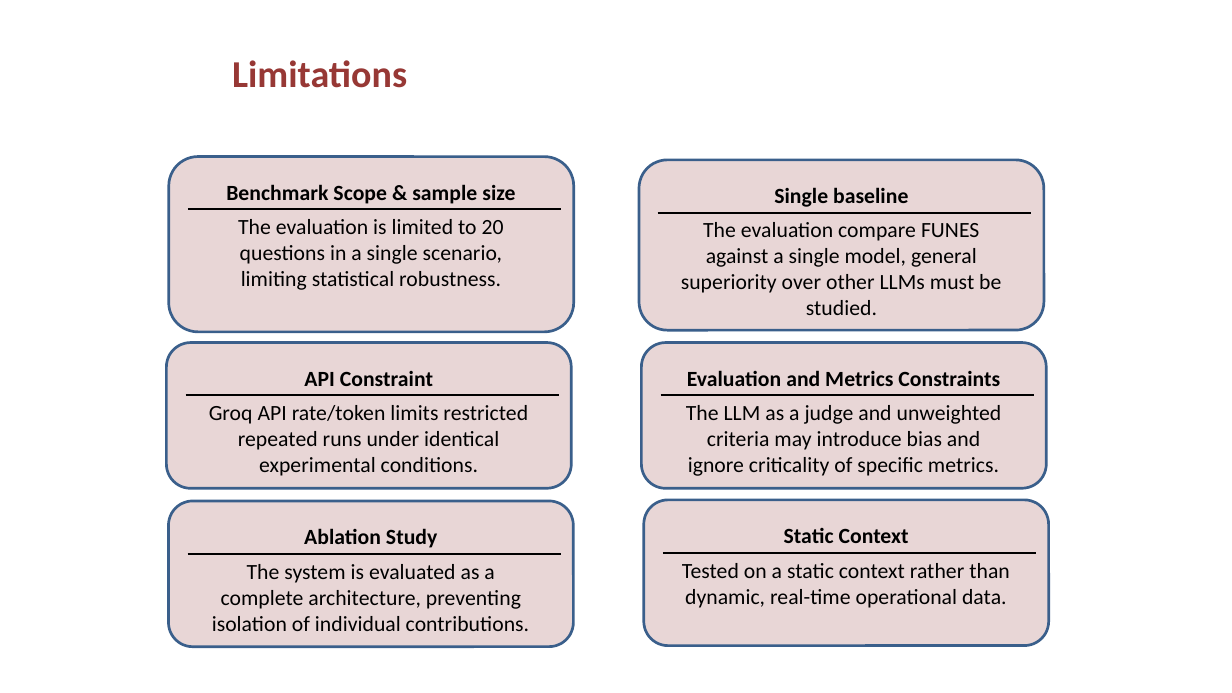
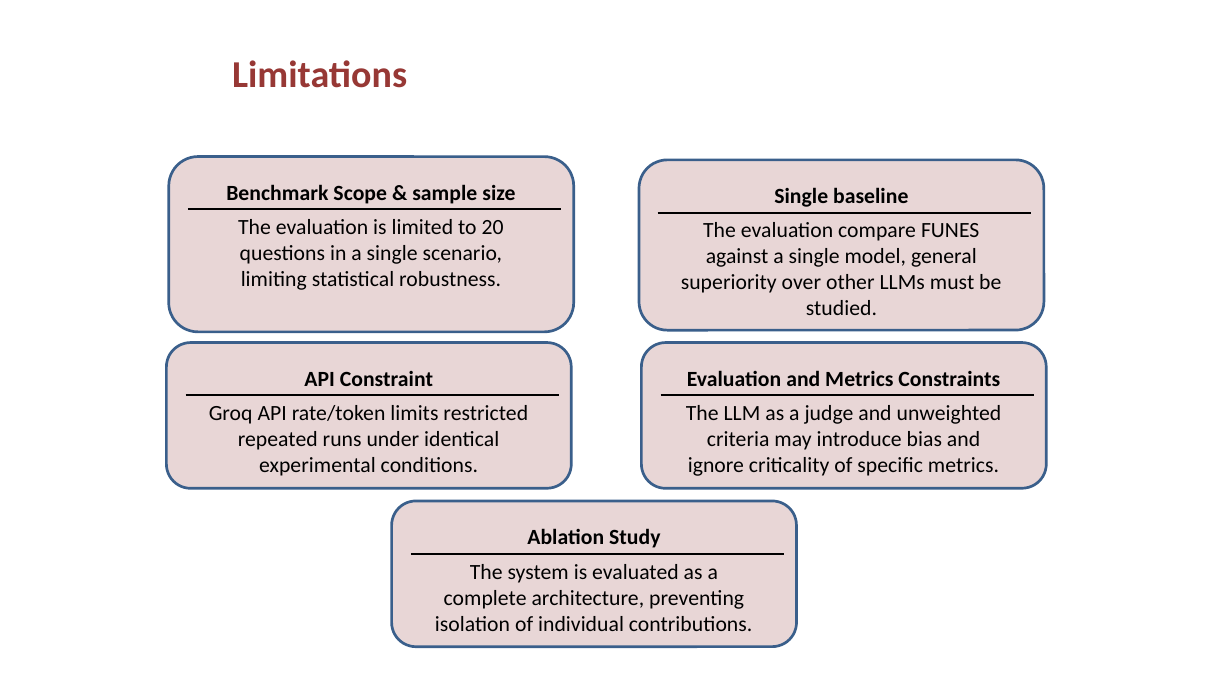
Before and after one commit to AntonLissa/AIRO-thesis, a slide deck: slide 21 of AIRO.pptx. Drawn at 1232x693 pixels with LibreOffice and Linux fonts; fonts in the diff are those of the drawing; background and template pictures are left out. Boxes give left, top, right and bottom in pixels: in the first picture for what was removed or moved away, otherwise in the second. Text is boxed around its words. In the diff, an @@ line names an element or a change of style, - is before the commit and + after.

```diff
--- a/AIRO.pptx
+++ b/AIRO.pptx
@@ rounded rectangle: place and size @@
-rounded rectangle at bbox=[168, 502, 572, 648]
+rounded rectangle at bbox=[390, 502, 795, 648]
@@ rounded rectangle removed at bbox=[644, 500, 1048, 646] @@
@@ text "Ablation Study": place and size @@
-text "Ablation Study" at bbox=[212, 528, 529, 631]
+text "Ablation Study" at bbox=[435, 528, 752, 631]
@@ text removed at bbox=[682, 528, 1010, 608] @@
-Static Context
-Tested on a static context rather than dynamic, real-time operational data.
@@ line moved from (187, 554) - (560, 554) to (410, 554) - (783, 554) @@
@@ line removed from (662, 553) to (1035, 553) @@
```
Also in this commit, not shown: 2 other slides changed, 4 other files.
